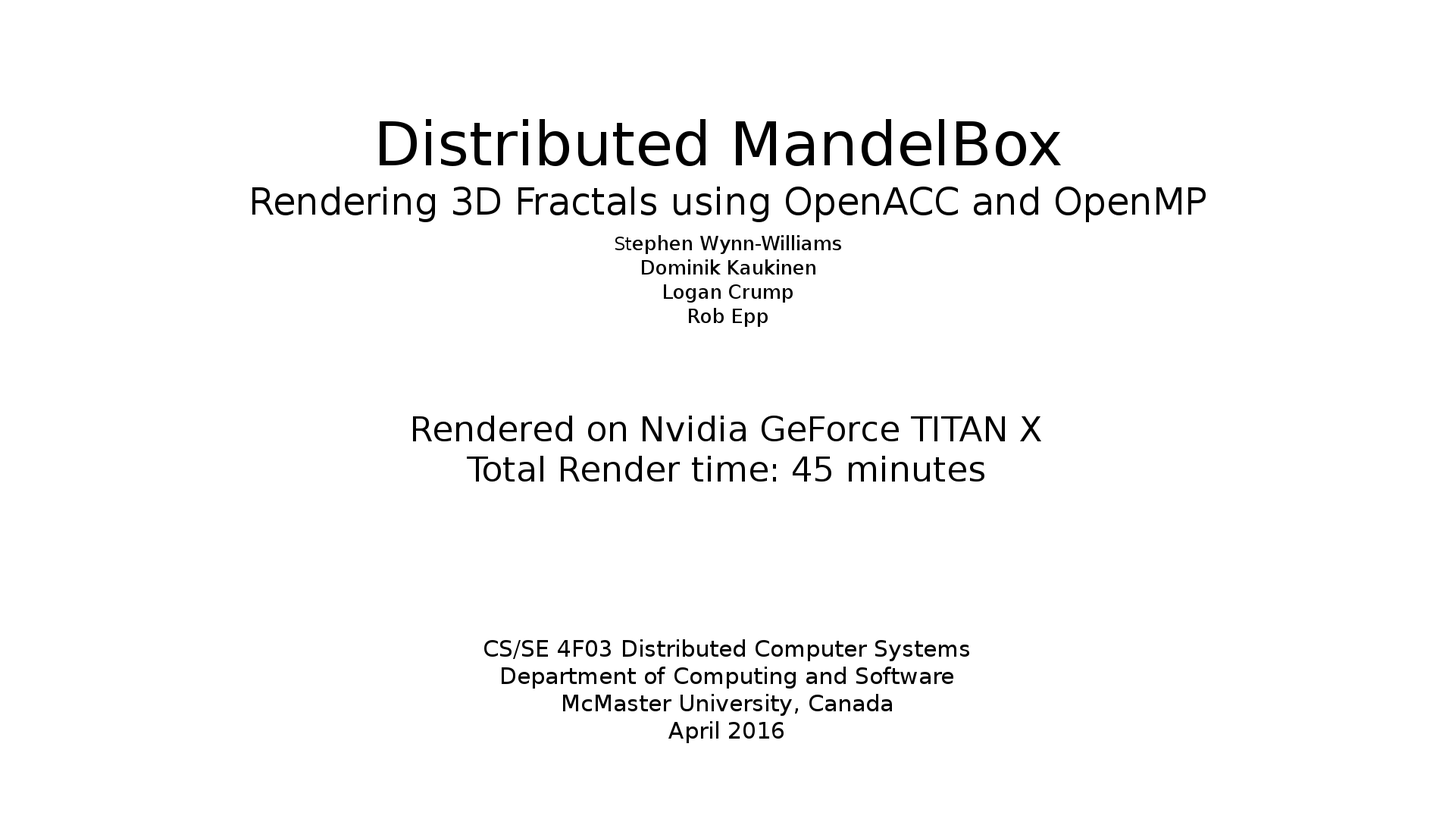
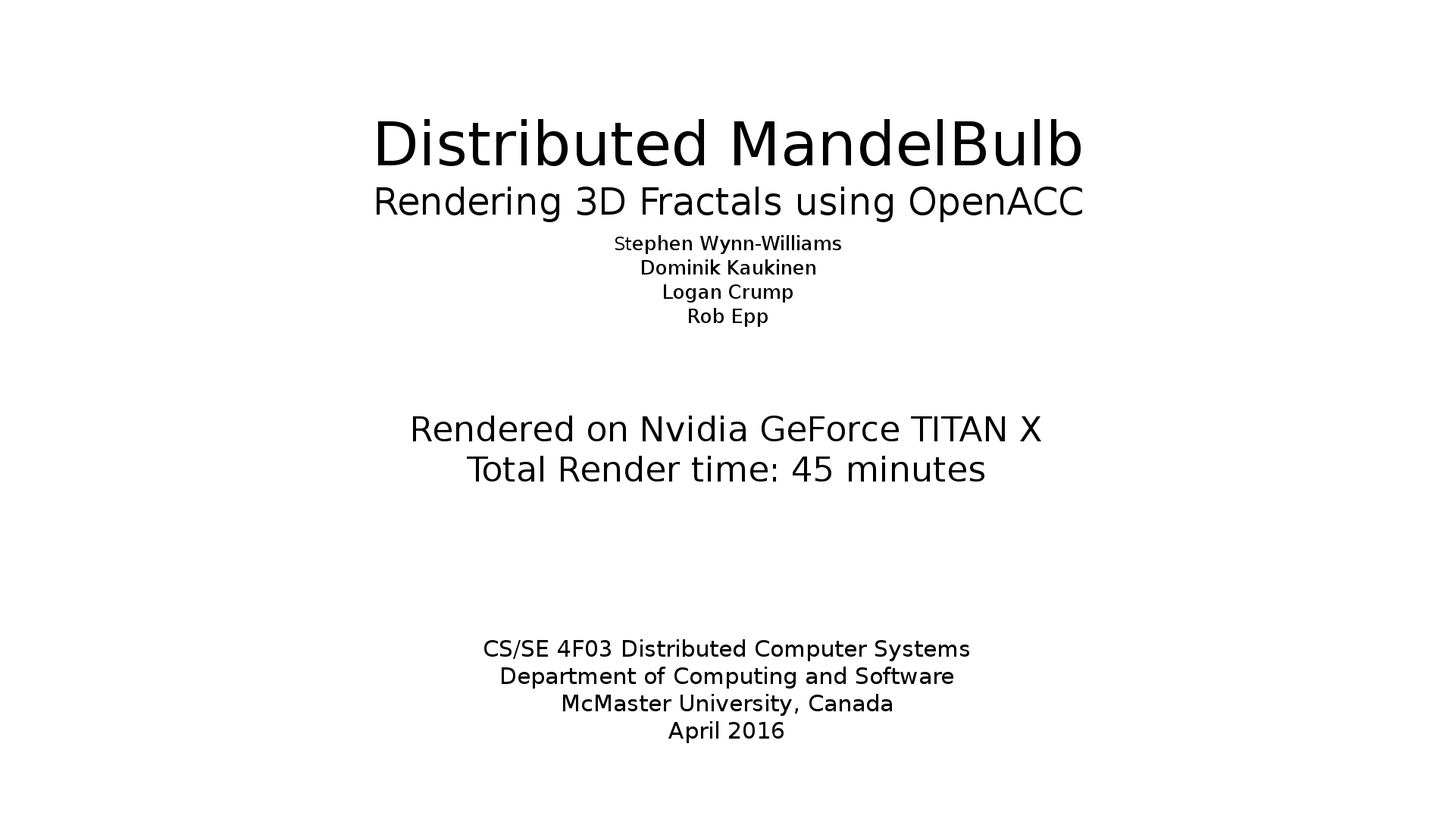
Before/after of a 1455px x 819px layered artwork. What changed in the layer stack:
renamed "Distributed MandelBox ..." to "Distributed MandelBulb ...", painted on it over bbox(252, 119, 1206, 223)
